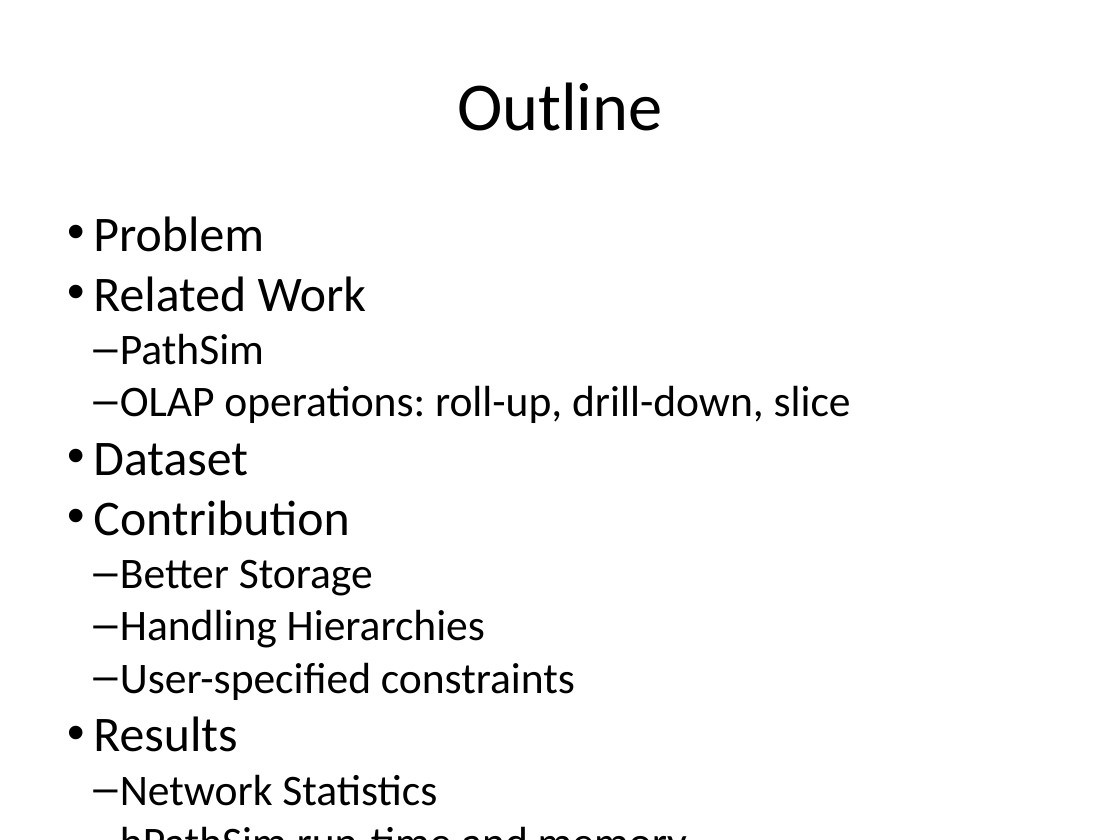
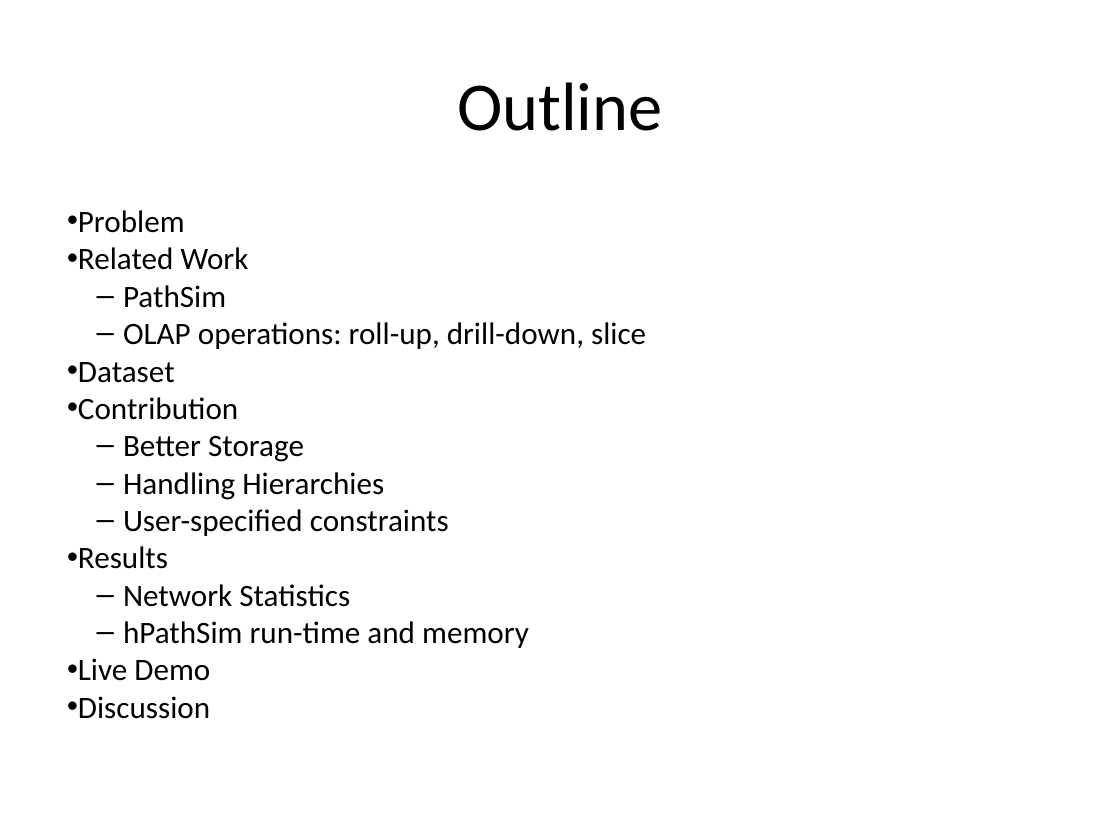
Before and after one commit to hilfialkaff/newsnet, a slide deck: slide 2 of paper/presentation.pptx. Drawn at 1120x840 pixels with LibreOffice and Linux fonts; fonts in the diff are those of the drawing. Boxes give left, top, right and bottom in pixels: in the first picture for what was removed or moved away, otherwise in the second. Text is boxed around its words. In the diff, an @@ line names an element or a change of style, - is before the commit and + after.

Commit message:
adding the user-defined meta-paths subsubsection

```diff
--- a/paper/presentation.pptx
+++ b/paper/presentation.pptx
@@ text "Problem" at (78, 210, 646, 719): size 32 to 20 pt in "Problem", "Related Work", "Dataset", "Contribution" and 3 more places; size 28 to 20 pt in "PathSim", "OLAP operations: roll-up, drill-down, slice", "Better Storage", "Handling Hierarchies" and 3 more places; indent changed @@
```
Also in this commit, not shown: 5 other slides changed, 3 other files.
